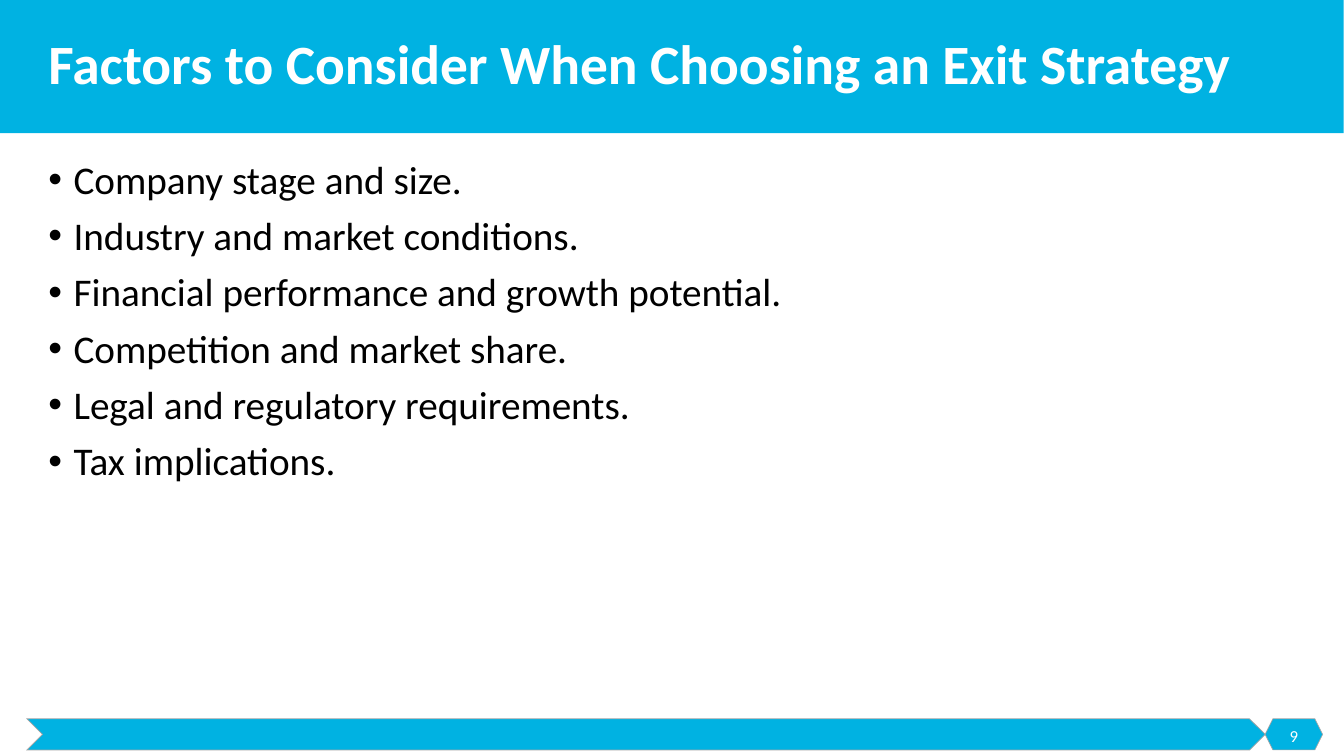
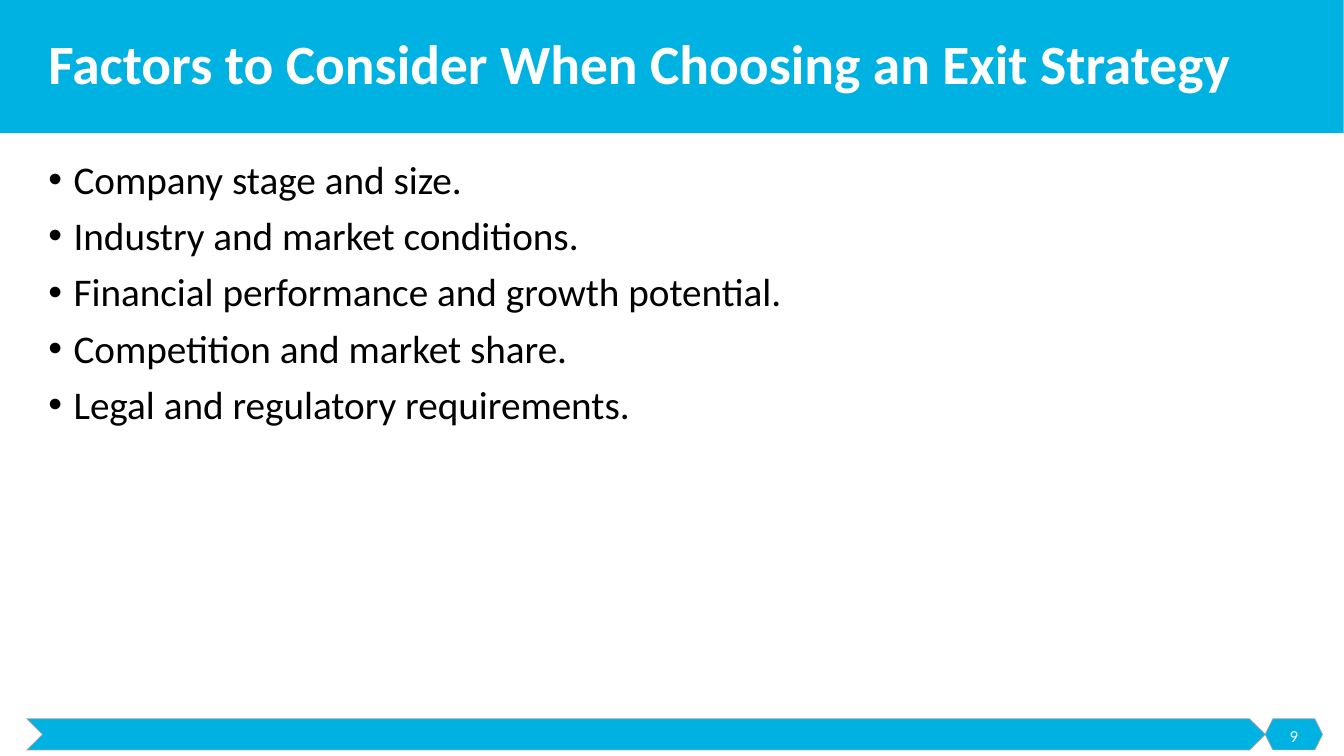
Before and after one commit to malenezi/malenezi, a slide deck: slide 9 of SE495/Lectures/8-Exit Strategies/Exit Strategies.pptx. Drawn at 1344x756 pixels with LibreOffice and Linux fonts; fonts in the diff are those of the drawing. Boxes give left, top, right and bottom in pixels: in the first picture for what was removed or moved away, otherwise in the second. Text is boxed around its words. In the diff, an @@ line names an element or a change of style, - is before the commit and + after.

```diff
--- a/SE495/Lectures/8-Exit Strategies/Exit Strategies.pptx
+++ b/SE495/Lectures/8-Exit Strategies/Exit Strategies.pptx
@@ text at (74, 447, 336, 482): paragraph removed @@
-• Tax implications.
```
Also in this commit, not shown: 3 other slides changed, 3 slides added.
